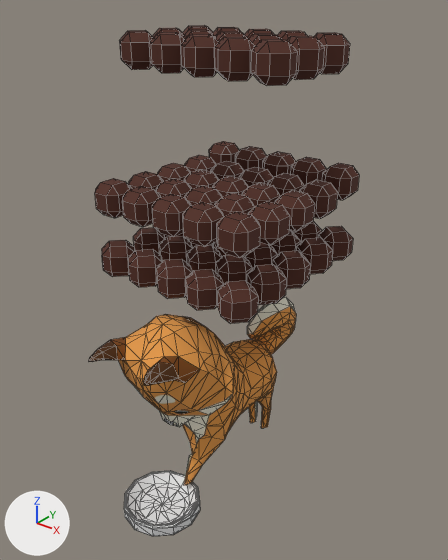
What one commit did to the OBJ model ChiBaApp/app/src/main/assets/models/emptyBowl/emptyBowl_frame13.obj.
Rendered twice from a camera (50 mm lens) standing at (11.22, -14.36, 15.81) and looking at (0.23, -0.61, 7.29). Every picture has the same lights, and +X, +Y and +Z are marked at lower left. Mesh edges are drawn as thin lines. Where no turn or scale is listed for an object, it has been applied to the vertices.

The scene before the commit, as lines of its bpy script (objects in view):
```python
mat_fressnapffull_phong2sg = principled_material('FressnapfFull:phong2SG')
mat_fressnapffull_phong2sg.base_color = (0.08, 0.02, 0.01)  # brown #502719
mat_fressnapffull_phong2sg.roughness = 0.866
me_emptybowl_frame13 = bpy.data.meshes.new('emptyBowl_frame13')
me_emptybowl_frame13.from_pydata(...)  # 2304 vertices, 3158 faces; spans x -2.89..2.84, y -5.19..3.51, z 0.0..14.49
# faces by material slot: [1690, 1216, 252]
me_emptybowl_frame13.materials.append(mat_fressnapffull_phong2sg)  # brown #502719
me_emptybowl_frame13.materials.append(mat_newrigging1_lambert2sg)  # picture img_chibaalltextures_jpg
me_emptybowl_frame13.materials.append(mat_fressnapfleer_phong1sg)  # picture img_chibaalltextures_jpg
ob_emptybowl_frame13 = bpy.data.objects.new('emptyBowl_frame13', me_emptybowl_frame13)
ob_emptybowl_frame13.location = (0.0, 0.0, 0.0)
```
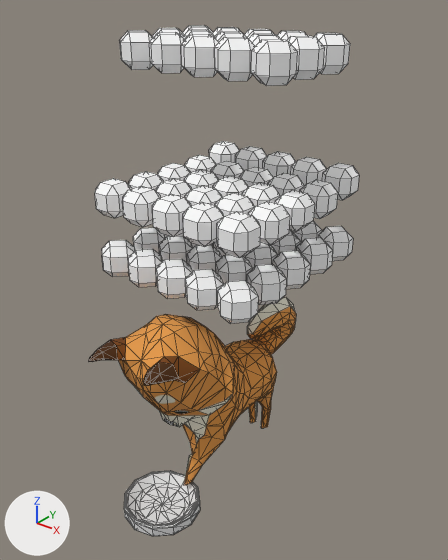
Edits to the bpy script that builds the scene:
```text
Change mat_fressnapffull_phong2sg:
    mat_fressnapffull_phong2sg.base_color: (0.08, 0.02, 0.01) -> (1.0, 1.0, 1.0)  # brown #502719 -> white #ffffff
```

Boxes [x1, y1, x2, y2] around the edits, measured in the pictures (448 x 560 px):
'emptyBowl_frame13', recoloured (brown to white)
    both: [95, 25, 359, 375]
